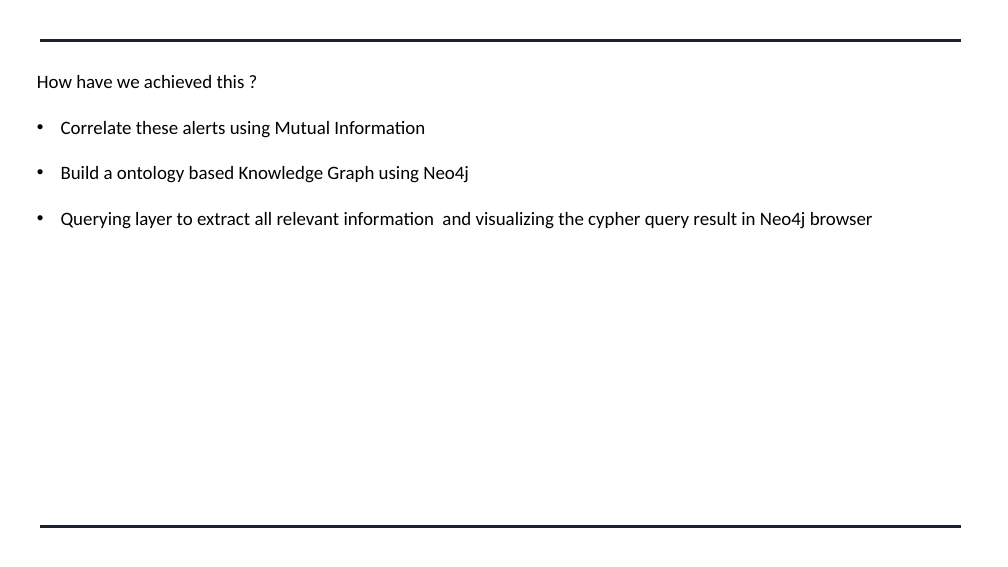
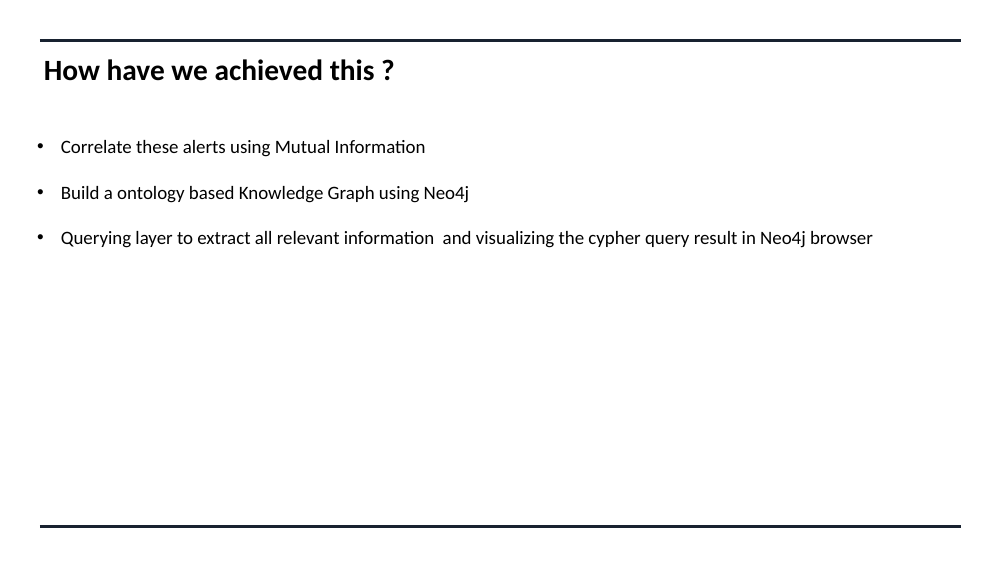
Before and after one commit to swatinanda/CS410-Fall2021-TeamAlpha, a slide deck: slide 4 of Team_Alpha_Presentation.pptx (slide 3 before the commit). Drawn at 1008x567 pixels with LibreOffice and Linux fonts; fonts in the diff are those of the drawing. Boxes give left, top, right and bottom in pixels: in the first picture for what was removed or moved away, otherwise in the second. Text is boxed around its words. In the diff, an @@ line names an element or a change of style, - is before the commit and + after.

```diff
--- a/Team_Alpha_Presentation.pptx
+++ b/Team_Alpha_Presentation.pptx
@@ text added at [44,59,375,81], 28 pt, text #000000, bold @@
+How have we achieved this ?
@@ text at [37,75,245,88]: paragraph removed @@
-How have we achieved this ?
@@ text "Correlate these alerts using Mutual ...": place and size @@
-text "Correlate these alerts using Mutual ..." at [37,75,873,229]
+text "Correlate these alerts using Mutual ..." at [61,140,873,248]
```
Also in this commit, not shown: 7 slides added, 2 slides removed.
